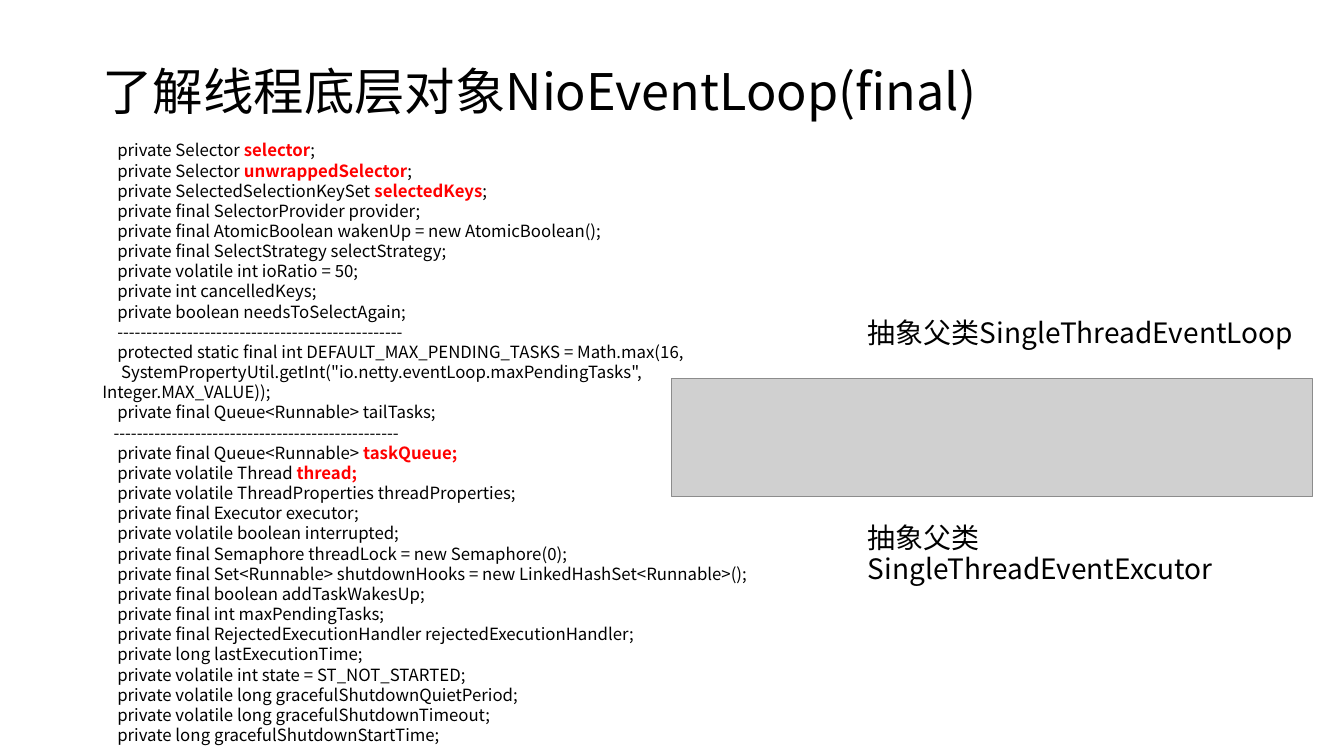
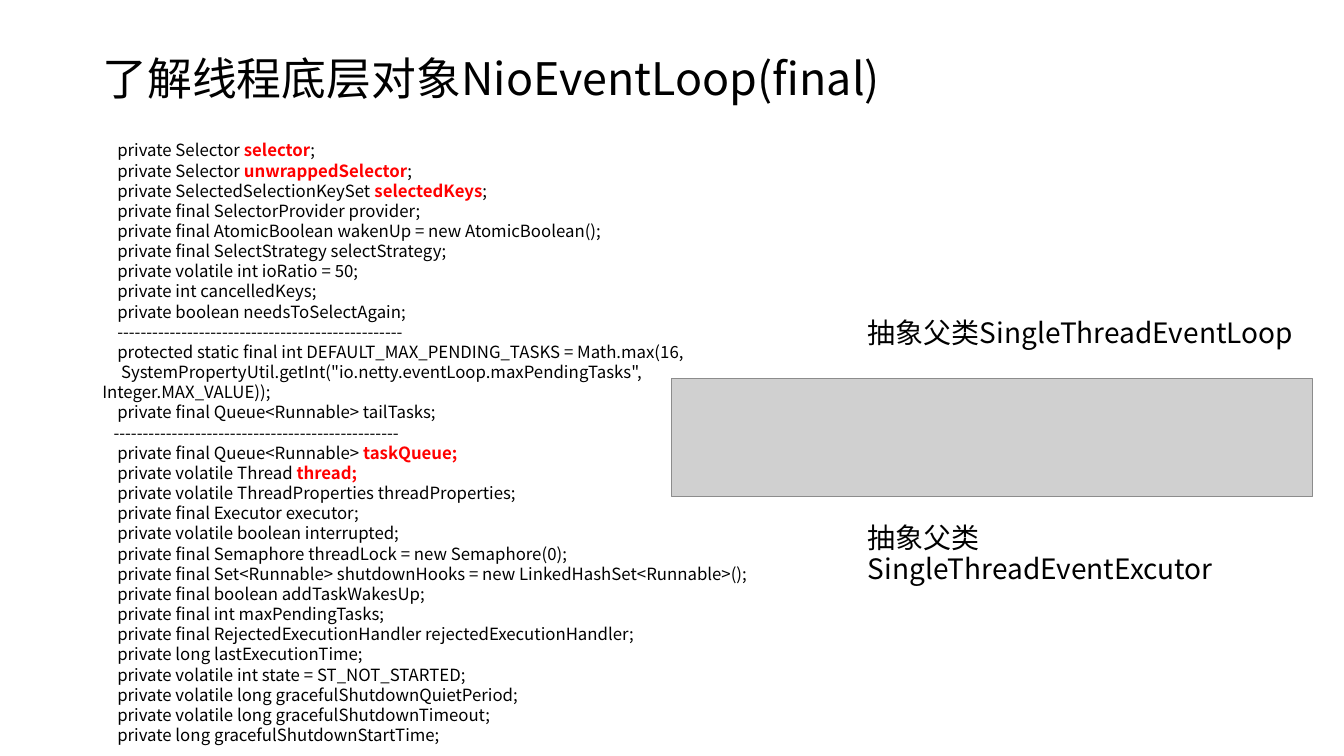
Before and after one commit to taomee517/netty-notes, a slide deck: slide 28 of Netty分享.pptx. Drawn at 1344x756 pixels with LibreOffice and Linux fonts; fonts in the diff are those of the drawing; grey boxes stand for pictures. Boxes give left, top, right and bottom in pixels: in the first picture for what was removed or moved away, otherwise in the second. Text is boxed around its words. In the diff, an @@ line names an element or a change of style, - is before the commit and + after.

```diff
--- a/Netty分享.pptx
+++ b/Netty分享.pptx
@@ title "了解线程底层对象NioEventLoop(final)": place and size @@
-title "了解线程底层对象NioEventLoop(final)" at [102, 67, 976, 122]
+title "了解线程底层对象NioEventLoop(final)" at [102, 57, 879, 106]
@@ title "了解线程底层对象NioEventLoop(final)" at [102, 57, 879, 106]: size 36 to 32 pt @@
```
Also in this commit, not shown: 22 other slides changed, 1 slide added, 1 slide removed.
